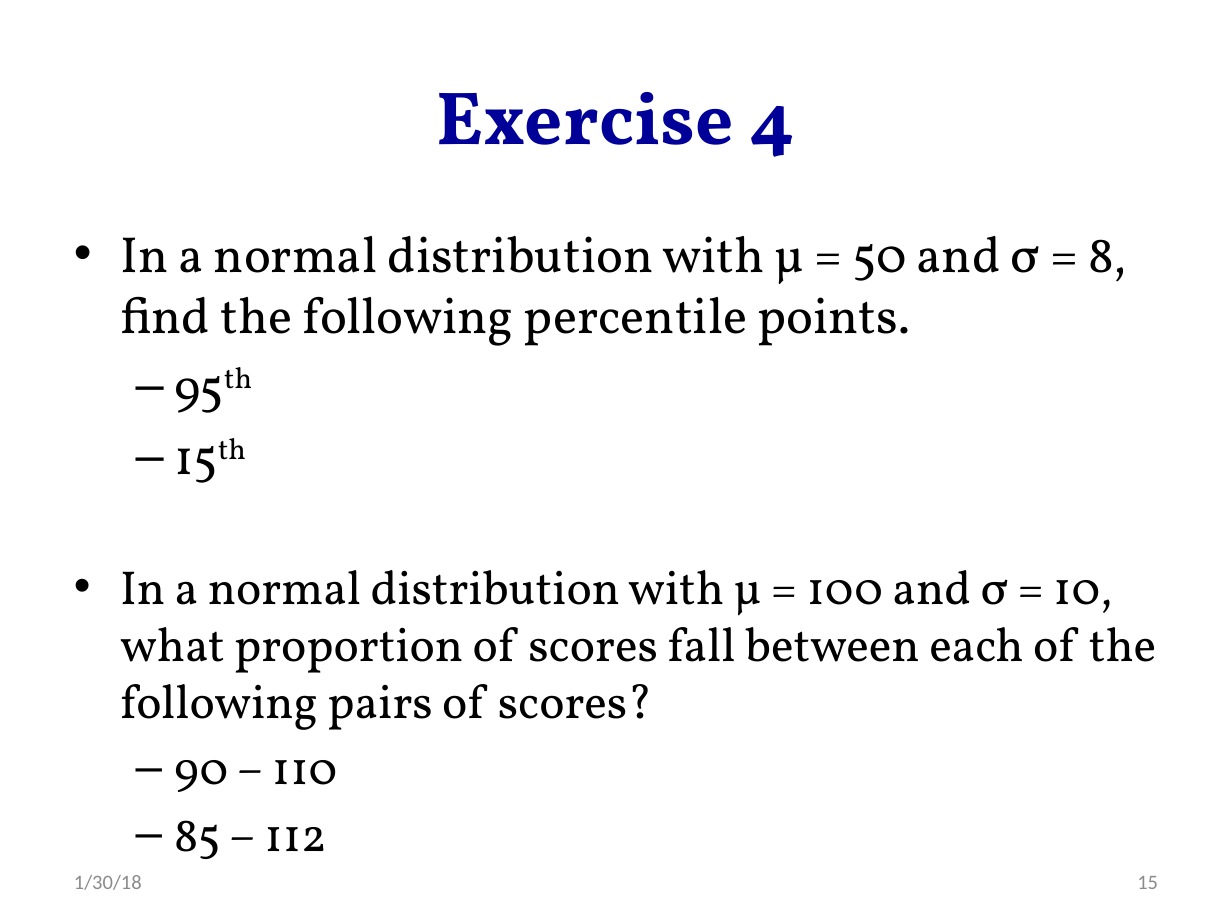
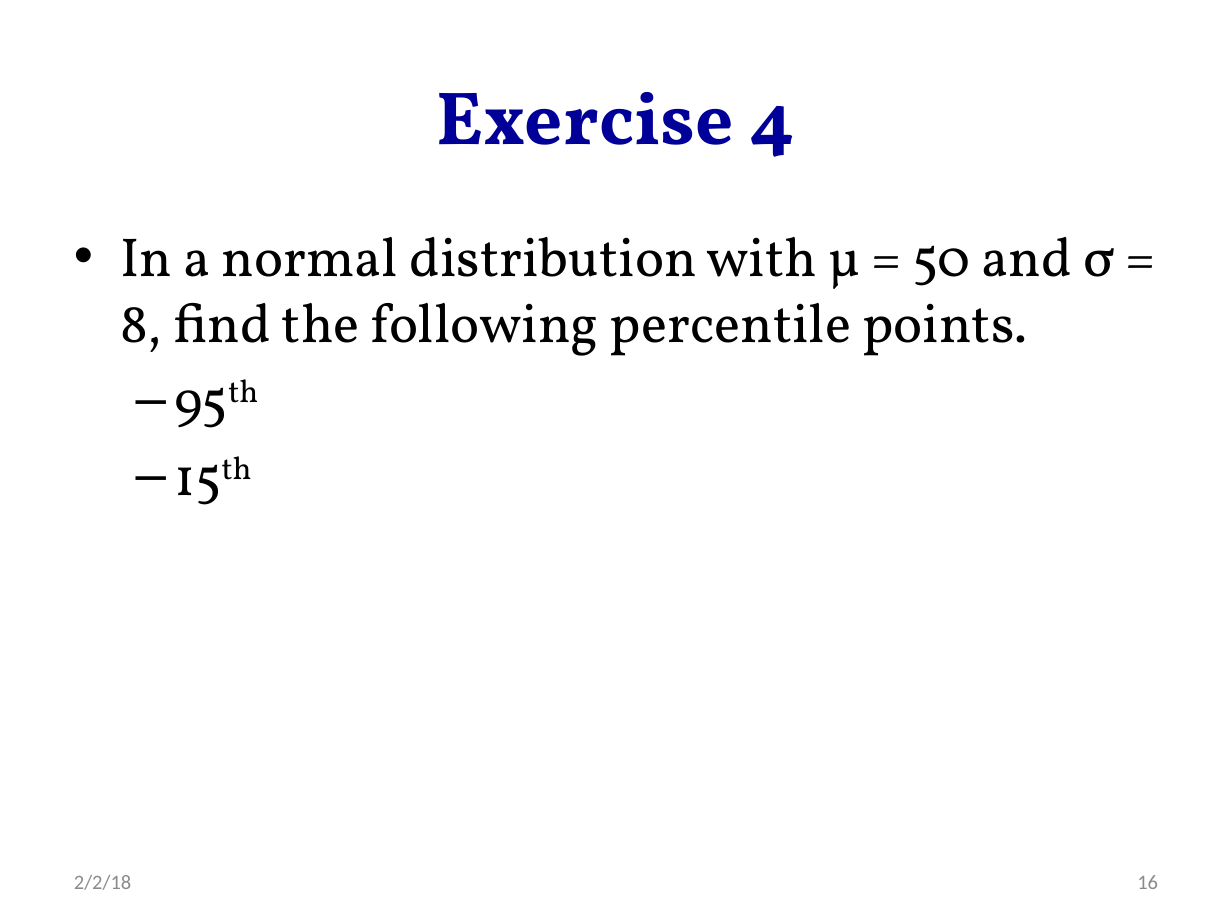
Before and after one commit to hejibo/Psychological-Statistics, a slide deck: slide 16 of Lecture 5- Exercise--Normal Curve, Linear Transformations, and Standard Scores/Lecture 5- Exercise--Normal Curve, Linear Transformations, and Standard Scores.pptx (slide 15 before the commit). Drawn at 1232x924 pixels with LibreOffice and Linux fonts; fonts in the diff are those of the drawing. Boxes give left, top, right and bottom in pixels: in the first picture for what was removed or moved away, otherwise in the second. Text is boxed around its words. In the diff, an @@ line names an element or a change of style, - is before the commit and + after.

```diff
--- a/Lecture 5- Exercise--Normal Curve, Linear Transformations, and Standard Scores/Lecture 5- Exercise--Normal Curve, Linear Transformations, and Standard Scores.pptx
+++ b/Lecture 5- Exercise--Normal Curve, Linear Transformations, and Standard Scores/Lecture 5- Exercise--Normal Curve, Linear Transformations, and Standard Scores.pptx
@@ text "In a normal distribution with ..." at [120, 237, 1115, 356]: size 29.6 to 32 pt @@
@@ text at [120, 570, 1156, 792]: paragraphs removed @@
-• In a normal distribution with µ = 100 and σ = 10, what proportion of scores fall between each of the following pairs of scores?
-  – 90 – 110
-  – 85 – 112
@@ text at [74, 875, 131, 890]: text changed @@
-1/30/18
+2/2/18
@@ page number at [1137, 875, 1158, 889]: text changed @@
-15
+16
```
Also in this commit, not shown: 15 other slides changed, 5 slides added, 5 other files.
